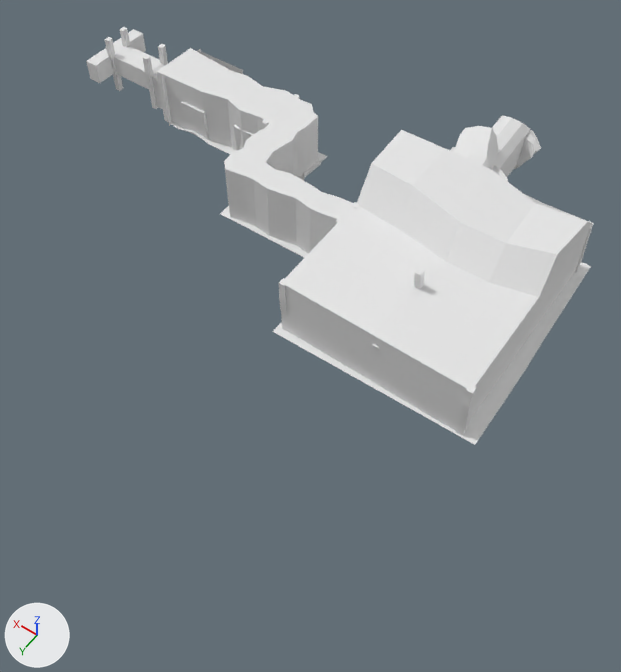
Renders of the FBX model Assets/Art/Map/MeshMap.fbx from each side of a commit.
One viewpoint serves both versions: a camera (50 mm lens) standing at (-47.2, 50.9, 54.9) and looking at (-21.9, 15.4, -0.9). The axes (+X, +Y, +Z) are drawn at lower left. The lights are the same throughout. Where no turn or scale is listed for an object, it has been applied to the vertices. Vertices at the same position are counted once.

The first picture shows 'MeshMap'.
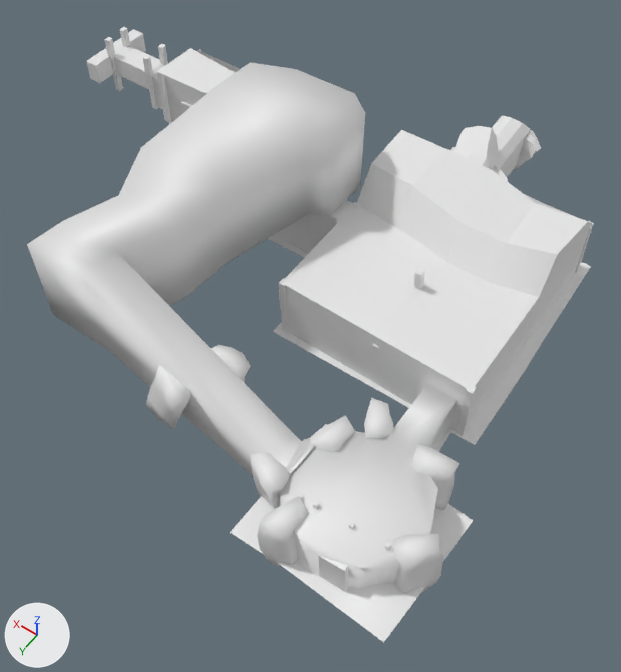
Where the change shows, as pixel boxes [x1, y1, x2, y2] in the pictures (621 x 672 px):
'MeshMap', reshaped (12% wider, 47% taller): before [86, 27, 593, 445]; after [27, 27, 593, 643]
part 1 of me_plane_019, added: after [257, 496, 309, 566]
part 2 of me_plane_019, added: after [307, 549, 349, 592]
part 3 of me_plane_019, built on: before [396, 397, 480, 445]; after [27, 62, 583, 643]

What the commit changed:
me_plane_019 is used by ob_meshmap; location (-15.1, 7.6, 0.0).
me_plane_019 had 2280 vertices, 2114 faces and spanned x -22.9..29.8, y -19.2..9.8, z -1.7..8.8.
me_plane_019 now has 3029 vertices, 2861 faces and spans x -26.0..29.8, y -19.2..25.7, z -1.7..13.5.
me_plane_019 part 1: the loose piece of 42 vertices spanning x -16.1..-11.6, y -8.3..-3.3, z -1.7..1.1 is copied, and the copy is multiplied about its middle by the matrix ((0.186, 0.432, 0.961), (0.954, 0.345, -0.34), (-0.447, 0.916, -0.326)), then moved by (-2.5, 29.7, 2.3); it spans x -17.7..-15.1, y 22.2..25.7, z -0.7..4.3.
me_plane_019 part 2: the loose piece of 40 vertices spanning x 4.6..5.3, y -9.4..-6.5, z -0.1..3.5 is copied, and the copy is multiplied about its middle by the matrix ((0.036, 0.998, 0.043), (-0.998, 0.038, -0.051), (-0.052, -0.041, 0.998)), then moved by (-24.9, 32.2, 0.0); it spans x -21.5..-18.5, y 23.9..24.6, z -0.1..3.5.
me_plane_019 part 3: 2 vertices removed from x -20.6..-18.3, y 9.6, z 0.0; 669 vertices added at x -26.0..20.9, y -11.0..25.7, z -0.7..13.5.
